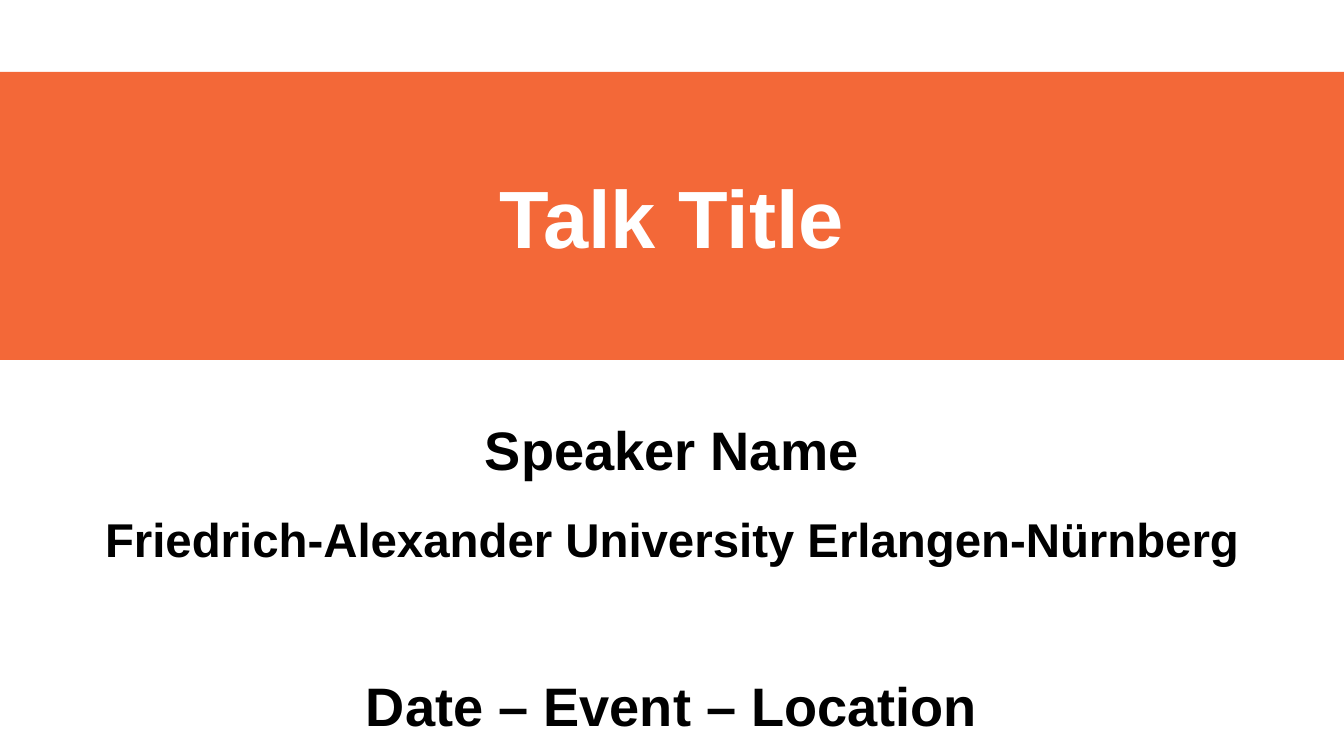
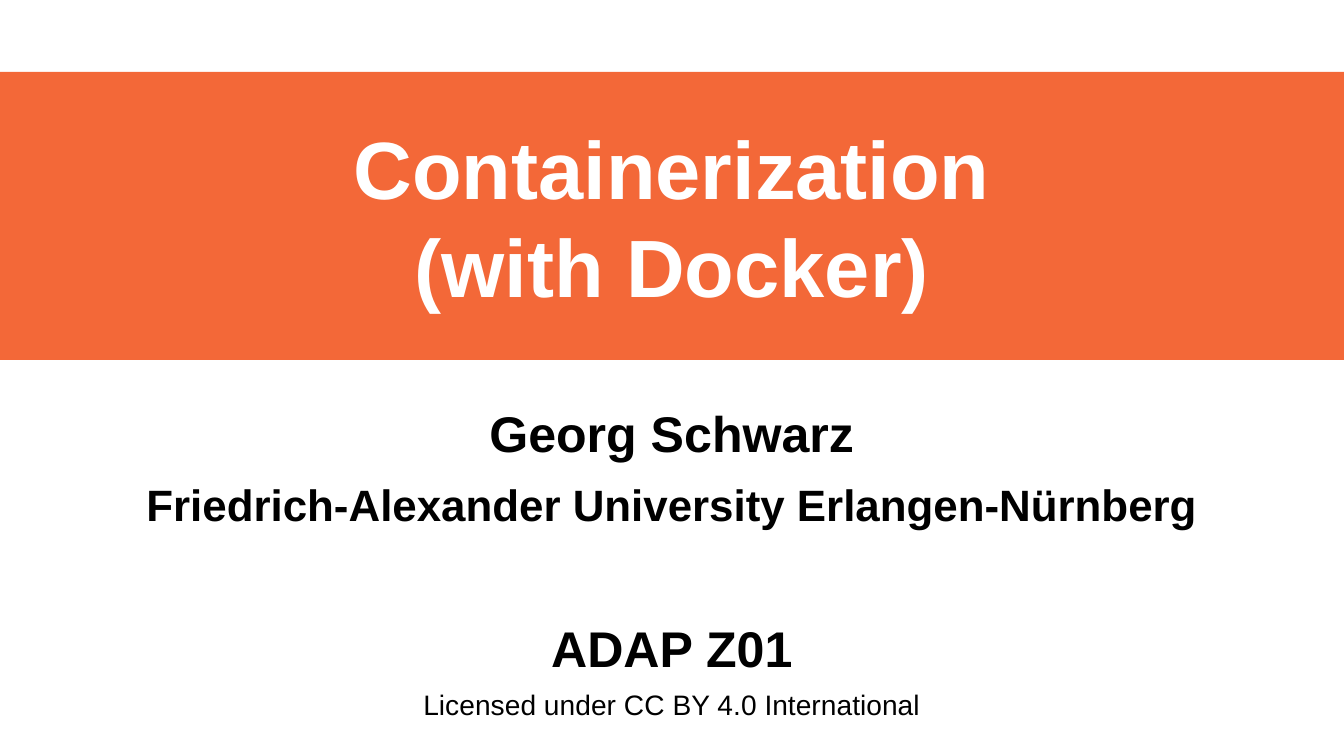
Before and after one commit to dirkriehle/adap-course, a slide deck: slide 1 of Lecture Slides/ADAP Z01 - Containerization.odp. Drawn at 1344x756 pixels with LibreOffice and Linux fonts; fonts in the diff are those of the drawing. Boxes give left, top, right and bottom in pixels: in the first picture for what was removed or moved away, otherwise in the second. Text is boxed around its words. In the diff, an @@ line names an element or a change of style, - is before the commit and + after.

Commit message:
Adapt empty slides to context of containerization lecture

```diff
--- a/Lecture Slides/ADAP Z01 - Containerization.odp
+++ b/Lecture Slides/ADAP Z01 - Containerization.odp
@@ title at (354, 140, 990, 312): text changed @@
-Talk Title
+Containerization
+(with Docker)
@@ subtitle at (489, 415, 854, 462): text changed; size 32 to 29.6 pt @@
-Speaker Name
+Georg Schwarz
@@ subtitle at (146, 489, 1197, 530): size 28 to 25.9 pt in "Friedrich-Alexander University Erlangen-Nürnberg"; line spacing 1.5 to 1.3 @@
@@ subtitle at (423, 632, 920, 716): text changed; size 32 to 16.6 pt; bold off @@
-Date – Event – Location
+ADAP Z01
+Licensed under CC BY 4.0 International
```
Also in this commit, not shown: 1 other slide changed, 1 slide added, 2 slides removed.
